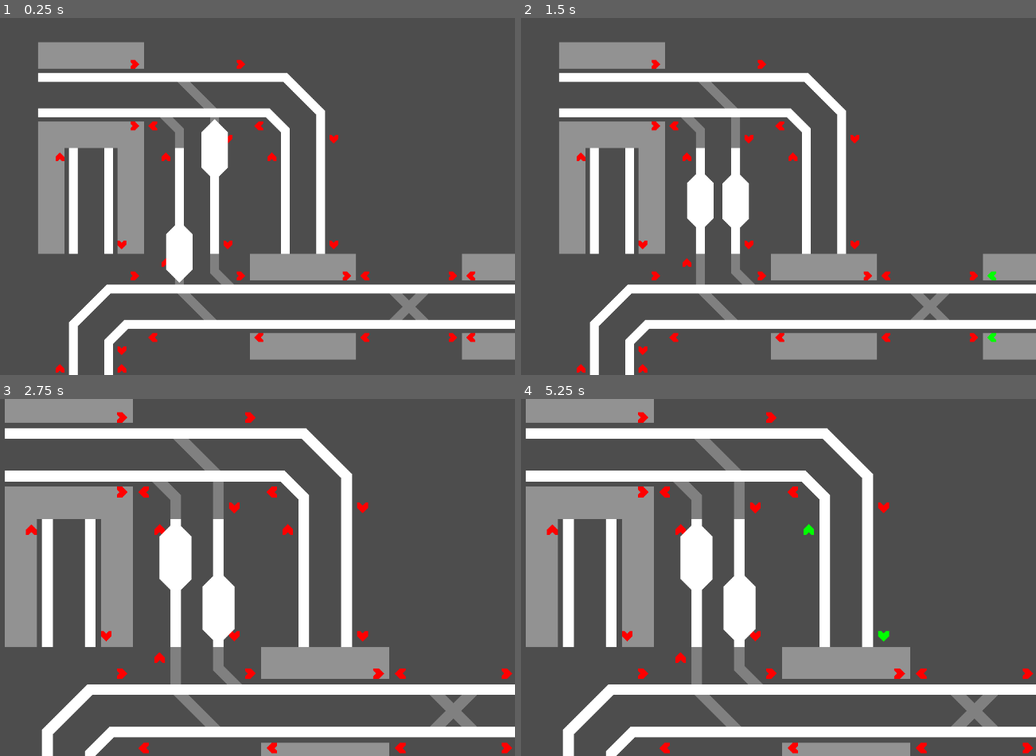
Above: before the commit, frames 1-4 (two rows, left to right).
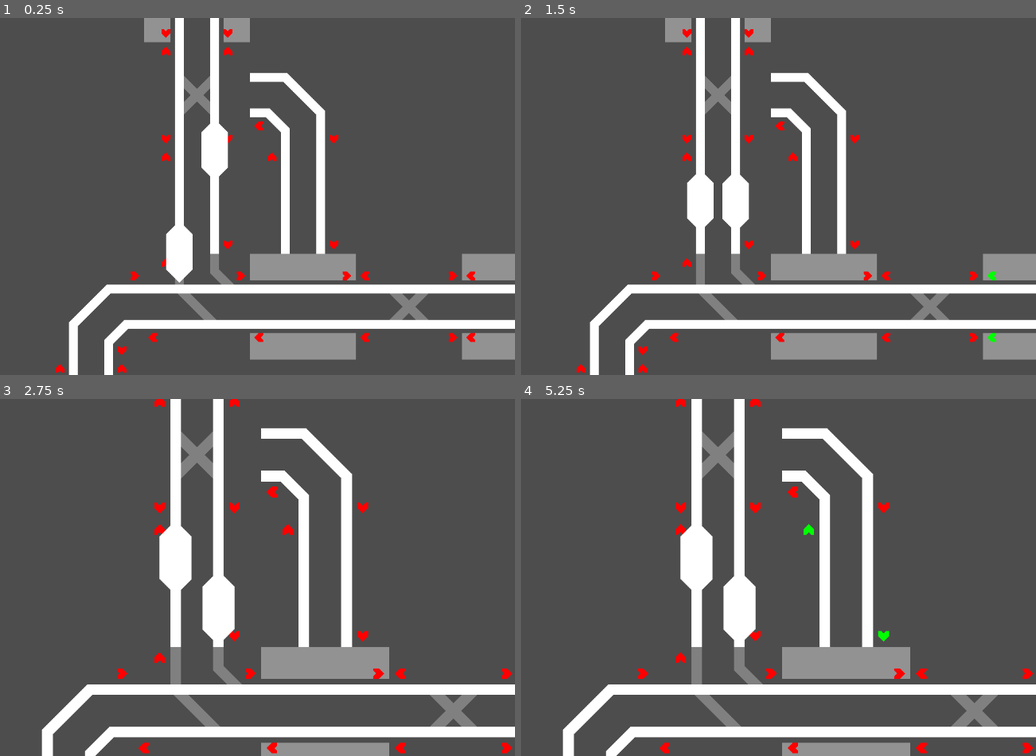
Above: after the commit, the same moments.

Repository: TurbogamesDev/signal-flow
Game: Godot game, scene res://Assets/Scenes/main.tscn
Two runs of this game, one before a commit and one after it. Both use one fixed random seed, a clock stepped at 60 frames per second and the inputs below.
Inputs (mouse positions are in pixels of both pictures, inside the frame that each line leads up to):
- Up to frame 1 (0.25 s): no input
- Up to frame 2 (1.5 s): move the mouse to (989, 275) at 0.52 s; right-click (989, 275) at 0.6 s; click (989, 275) at 0.67 s; move the mouse to (989, 339) at 1.27 s; click (989, 339) at 1.35 s
- Up to frame 3 (2.75 s): move the mouse to (257, 506) at 2.02 s; tap Mouse wheel up (zoom_in) at 2.1 s; click (257, 506) at 2.17 s
- Up to frame 4 (5.25 s): tap Enter at 2.75, 4.25 s; move the mouse to (881, 509) at 2.77 s; tap Mouse wheel down (zoom_out) at 2.85 s; click (881, 509) at 2.92 s; tap Space at 3.5, 5 s; move the mouse to (793, 538) at 3.52 s; right-click (793, 538) at 3.6 s; click (793, 538) at 3.67 s; move the mouse to (855, 627) at 4.27 s; click (855, 627) at 4.35 s; move the mouse to (685, 538) at 5.02 s; tap Mouse wheel up (zoom_in) at 5.1 s; click (685, 538) at 5.17 s

The runs differ from the first frame. In frame 1, 11% of the frame differs, in the area x 7-49%, y 0-67%; in frame 2, 11%; in frame 3, 15%, in the area x 0-51%, y 0-70%; in frame 4, 15%.

Commit message:
Added South_Entry terminating station tiles

Diff:
--- /dev/null
+++ b/Assets/Scenes/Track_Segments/Regular_Track_Segments/Reversing_Track_Segments/south_entry_reversing_train_track_segment.tscn
@@ -0,0 +1,42 @@
+[gd_scene format=3 uid="uid://cl1l1370pl6fd"]
+
+[ext_resource type="PackedScene" uid="uid://bhmfp1h05agj4" path="res://Assets/Scenes/Track_Segments/base_train_track_segment.tscn" id="1_dceoq"]
+[ext_resource type="PackedScene" uid="uid://4iylqgc4sm16" path="res://Assets/Scenes/train_track_piece.tscn" id="2_2s004"]
+[ext_resource type="PackedScene" uid="uid://bd54lagrdbynd" path="res://Assets/Scenes/signal.tscn" id="3_kx4cq"]
+
+[node name="SouthEntry_Reversing_TrainTrackSegment" unique_id=433729378 node_paths=PackedStringArray("exitDirectionToNextTrainTrackSegmentMap", "entryDirectionToTrainTrackPieceMap", "trainTrackPieces") instance=ExtResource("1_dceoq")]
+directionMap = Dictionary[int, int]({
+0: 5,
+4: 1
+})
+exitDirectionToNextTrainTrackSegmentMap = {
+1: null,
+5: null
+}
+entryDirectionToTrainTrackPieceMap = {
+0: NodePath("TrainTrackPieces/TrainTrackPiece_1"),
+4: NodePath("TrainTrackPieces/TrainTrackPiece_2")
+}
+trainTrackPieces = [NodePath("TrainTrackPieces/TrainTrackPiece_1"), NodePath("TrainTrackPieces/TrainTrackPiece_2")]
+
+[node name="TrainTrackPiece_1" parent="TrainTrackPieces" index="0" unique_id=753067915 node_paths=PackedStringArray("trainSignal") instance=ExtResource("2_2s004")]
+position = Vector2(64, 0)
+rotation = -4.712389
+points = PackedVector2Array(192, 0, 0, 0, 192, 0)
+trainSignal = NodePath("../../Signals/Signal_1")
+
+[node name="TrainTrackPiece_2" parent="TrainTrackPieces" index="1" unique_id=1205965602 node_paths=PackedStringArray("trainSignal") instance=ExtResource("2_2s004")]
+position = Vector2(128, 0)
+rotation = -4.712389
+points = PackedVector2Array(192, 0, 0, 0, 192, 0)
+trainSignal = NodePath("../../Signals/Signal_2")
+
+[node name="Signal_1" parent="Signals" index="0" unique_id=1196814178 instance=ExtResource("3_kx4cq")]
+position = Vector2(40, 176)
+rotation = -4.712389
+direction = 5
+
+[node name="Signal_2" parent="Signals" index="1" unique_id=1309332232 instance=ExtResource("3_kx4cq")]
+position = Vector2(152, 176)
+rotation = -4.712389
+direction = 1
--- /dev/null
+++ b/Assets/Scenes/Track_Segments/Station_Track_Segments/Terminating_Station_Track_Segments/south_entry_terminating_station_train_track_segment.tscn
@@ -0,0 +1,44 @@
+[gd_scene format=3 uid="uid://pj050kt7uek4"]
+
+[ext_resource type="PackedScene" uid="uid://e7q1mm6odlp2" path="res://Assets/Scenes/Track_Segments/base_station_train_track_segment.tscn" id="1_x3m8x"]
+[ext_resource type="PackedScene" uid="uid://d4bh4lct5v62s" path="res://Assets/Scenes/platform.tscn" id="2_dq6wi"]
+[ext_resource type="PackedScene" uid="uid://c58rvqk1x6r6r" path="res://Assets/Scenes/platform_sensor.tscn" id="3_vfk7n"]
+[ext_resource type="PackedScene" uid="uid://cl1l1370pl6fd" path="res://Assets/Scenes/Track_Segments/Regular_Track_Segments/Reversing_Track_Segments/south_entry_reversing_train_track_segment.tscn" id="4_4vhrm"]
+
+[node name="SouthEntry_Terminating_Station_TrainTrackSegment" unique_id=550226409 node_paths=PackedStringArray("entryTrainTrackSegment", "exitDirectionToNextTrainTrackSegmentMap") instance=ExtResource("1_x3m8x")]
+entryTrainTrackSegment = NodePath("TrainTrackSegments/SouthEntry_Reversing_TrainTrackSegment")
+exitDirectionToNextTrainTrackSegmentMap = {
+1: null,
+5: null
+}
+
+[node name="Platform_1" parent="Platforms" parent_id_path=PackedInt32Array(1485539501) index="0" unique_id=496679351 instance=ExtResource("2_dq6wi")]
+z_as_relative = false
+position = Vector2(24, 96)
+rotation = -1.5707964
+
+[node name="Platform_2" parent="Platforms" parent_id_path=PackedInt32Array(1485539501) index="1" unique_id=161039428 instance=ExtResource("2_dq6wi")]
+position = Vector2(168, 96)
+rotation = -1.5707964
+
+[node name="PlatformSensor_1" parent="PlatformSensors" parent_id_path=PackedInt32Array(1700686894) index="0" unique_id=1867313335 instance=ExtResource("3_vfk7n")]
+z_index = 15
+position = Vector2(64, 56)
+rotation = -7.853982
+terminatingPlatform = true
+
+[node name="PlatformSensor_2" parent="PlatformSensors" parent_id_path=PackedInt32Array(1700686894) index="1" unique_id=753766397 instance=ExtResource("3_vfk7n")]
+z_index = 15
+position = Vector2(128, 56)
+rotation = -1.5707964
+terminatingPlatform = true
+
+[node name="SouthEntry_Reversing_TrainTrackSegment" parent="TrainTrackSegments" parent_id_path=PackedInt32Array(1330607345) index="0" unique_id=433729378 node_paths=PackedStringArray("exitDirectionToNextTrainTrackSegmentMap", "entryDirectionToTrainTrackPieceMap") instance=ExtResource("4_4vhrm")]
+exitDirectionToNextTrainTrackSegmentMap = {
+1: null,
+5: null
+}
+entryDirectionToTrainTrackPieceMap = {
+0: NodePath("TrainTrackPieces/TrainTrackPiece_1"),
+4: NodePath("TrainTrackPieces/TrainTrackPiece_2")
+}
--- a/Assets/Scenes/main.tscn
+++ b/Assets/Scenes/main.tscn
@@ -2,15 +2,13 @@
 
 [ext_resource type="PackedScene" uid="uid://clxj1dofn1las" path="res://Assets/Scenes/Track_Segments/Station_Track_Segments/Terminating_Station_Track_Segments/west_entry_terminating_station_train_track_segment.tscn" id="1_4qkp8"]
 [ext_resource type="PackedScene" uid="uid://d0swi8sb81sqg" path="res://Assets/Scenes/train.tscn" id="2_qplxx"]
-[ext_resource type="PackedScene" uid="uid://cesm7sakpbvy4" path="res://Assets/Scenes/Track_Segments/Switching_Track_Segments/Two_Way_Track_Segments/east_to_west_and_south_to_west_switching_train_track_segment.tscn" id="4_guoxd"]
 [ext_resource type="PackedScene" uid="uid://tyj41evmy1c6" path="res://Assets/Scenes/Track_Segments/Regular_Track_Segments/Straight_Track_Segments/north_to_south_train_track_segment.tscn" id="4_rvsrt"]
 [ext_resource type="PackedScene" uid="uid://d0ys0kgu8rnk5" path="res://Assets/Scenes/Track_Segments/Regular_Track_Segments/Curved_Track_Segments/south_to_west_train_track_segment.tscn" id="6_acsc0"]
 [ext_resource type="PackedScene" uid="uid://d10b6gac1yc5p" path="res://Assets/Scenes/Track_Segments/Switching_Track_Segments/Double_Crossover_Track_Segments/horizontal_double_crossover_switching_train_track_segment.tscn" id="8_4357x"]
 [ext_resource type="PackedScene" uid="uid://3phhcmc23hhn" path="res://Assets/Scenes/Track_Segments/Switching_Track_Segments/Two_Way_Track_Segments/east_to_west_and_north_to_east_switching_train_track_segment.tscn" id="8_f8o6k"]
 [ext_resource type="PackedScene" uid="uid://bgasxr7evrcb6" path="res://Assets/Scenes/Track_Segments/Switching_Track_Segments/Double_Crossover_Track_Segments/vertical_double_crossover_switching_train_track_segment.tscn" id="9_4357x"]
 [ext_resource type="PackedScene" uid="uid://dkhthe5boqoq0" path="res://Assets/Scenes/Track_Segments/Station_Track_Segments/Through_Station_Track_Segments/horizontal_through_station_train_track_segment.tscn" id="10_f1jyc"]
-[ext_resource type="PackedScene" uid="uid://d1xk55ioyrf0s" path="res://Assets/Scenes/Track_Segments/Station_Track_Segments/Terminating_Station_Track_Segments/east_entry_terminating_station_train_track_segment.tscn" id="11_ttgh6"]
-[ext_resource type="PackedScene" uid="uid://84re2pj1xwqo" path="res://Assets/Scenes/Track_Segments/Station_Track_Segments/Through_Station_Track_Segments/vertical_through_station_train_track_segment.tscn" id="11_vlji8"]
+[ext_resource type="PackedScene" uid="uid://pj050kt7uek4" path="res://Assets/Scenes/Track_Segments/Station_Track_Segments/Terminating_Station_Track_Segments/south_entry_terminating_station_train_track_segment.tscn" id="12_4qkp8"]
 [ext_resource type="PackedScene" uid="uid://chclxkeh881js" path="res://Assets/Scenes/pannable_camera.tscn" id="12_ttgh6"]
 [ext_resource type="PackedScene" uid="uid://em1831bpxim2" path="res://Assets/Scenes/Track_Segments/Station_Track_Segments/Terminating_Station_Track_Segments/north_entry_terminating_station_train_track_segment.tscn" id="13_uop3n"]
 [ext_resource type="PackedScene" uid="uid://fq2m6bta7b6w" path="res://Assets/Scenes/Track_Segments/Regular_Track_Segments/Curved_Track_Segments/south_to_east_train_track_segment.tscn" id="14_uq7jr"]
@@ -42,7 +40,7 @@
 position = Vector2(96, -280)
 exitDirectionToNextTrainTrackSegmentMap = {
 1: NodePath("../3_NorthToSouth_TrainTrackSegment3"),
-3: NodePath("../EastToWest_and_SouthToWest_SwitchingTrainTrackSegment")
+3: NodePath("")
 }
 entryDirectionToTrainTrackPieceMap = {
 0: NodePath("TrainTrackPieces/TrainTrackPiece_1"),
@@ -63,20 +61,12 @@
 [node name="2_NorthToSouth_TrainTrackSegment" parent="." unique_id=671684508 node_paths=PackedStringArray("exitDirectionToNextTrainTrackSegmentMap", "entryDirectionToTrainTrackPieceMap") instance=ExtResource("4_rvsrt")]
 position = Vector2(-96, -88)
 exitDirectionToNextTrainTrackSegmentMap = {
-0: NodePath("../EastToWest_and_SouthToWest_SwitchingTrainTrackSegment"),
+0: NodePath("../Vertical_DoubleCrossover_SwitchingTrainTrackSegment"),
 1: NodePath("../EastToWest_and_NorthToEast_SwitchingTrainTrackSegment")
 }
 entryDirectionToTrainTrackPieceMap = {
 0: NodePath("TrainTrackPieces/TrainTrackPiece_1"),
 1: NodePath("TrainTrackPieces/TrainTrackPiece_2")
-}
-
-[node name="EastToWest_and_SouthToWest_SwitchingTrainTrackSegment" parent="." unique_id=1525223409 node_paths=PackedStringArray("exitDirectionToNextTrainTrackSegmentMap") instance=ExtResource("4_guoxd")]
-position = Vector2(-96, -280)
-exitDirectionToNextTrainTrackSegmentMap = {
-1: NodePath("../2_NorthToSouth_TrainTrackSegment"),
-2: NodePath("../SouthToWest_TrainTrackSegment"),
-3: NodePath("../EastEntry_Terminating_Station_TrainTrackSegment")
 }
 
 [node name="2_Horizontal_DoubleCrossover_SwitchingTrainTrackSegment" parent="." unique_id=1005152793 node_paths=PackedStringArray("exitDirectionToNextTrainTrackSegmentMap") instance=ExtResource("8_4357x")]
@@ -112,20 +102,6 @@
 3: NodePath("../EastToWest_and_NorthToEast_SwitchingTrainTrackSegment")
 }
 
-[node name="Vertical_Through_StationTrainTrackSegment" parent="." unique_id=2065834468 node_paths=PackedStringArray("exitDirectionToNextTrainTrackSegmentMap") instance=ExtResource("11_vlji8")]
-position = Vector2(-288, -88)
-exitDirectionToNextTrainTrackSegmentMap = {
-0: null,
-1: NodePath("")
-}
-
-[node name="EastEntry_Terminating_Station_TrainTrackSegment" parent="." unique_id=1485758931 node_paths=PackedStringArray("exitDirectionToNextTrainTrackSegmentMap") instance=ExtResource("11_ttgh6")]
-position = Vector2(-288, -280)
-exitDirectionToNextTrainTrackSegmentMap = {
-2: null,
-6: null
-}
-
 [node name="NorthEntry_Terminating_Station_TrainTrackSegment" parent="." unique_id=1437639125 node_paths=PackedStringArray("exitDirectionToNextTrainTrackSegmentMap") instance=ExtResource("13_uop3n")]
 position = Vector2(-288, 488)
 exitDirectionToNextTrainTrackSegmentMap = {
@@ -143,3 +119,19 @@
 0: NodePath("TrainTrackPieces/TrainTrackPiece_1"),
 3: NodePath("TrainTrackPieces/TrainTrackPiece_2")
 }
+
+[node name="Vertical_DoubleCrossover_SwitchingTrainTrackSegment" parent="." unique_id=1251872176 node_paths=PackedStringArray("exitDirectionToNextTrainTrackSegmentMap") instance=ExtResource("9_4357x")]
+position = Vector2(-96, -280)
+exitDirectionToNextTrainTrackSegmentMap = {
+0: NodePath("../SouthEntry_Terminating_Station_TrainTrackSegment"),
+1: NodePath("../2_NorthToSouth_TrainTrackSegment"),
+4: NodePath("../SouthEntry_Terminating_Station_TrainTrackSegment"),
+5: null
+}
+
+[node name="SouthEntry_Terminating_Station_TrainTrackSegment" parent="." unique_id=700989332 node_paths=PackedStringArray("exitDirectionToNextTrainTrackSegmentMap") instance=ExtResource("12_4qkp8")]
+position = Vector2(-96, -472)
+exitDirectionToNextTrainTrackSegmentMap = {
+1: NodePath("../Vertical_DoubleCrossover_SwitchingTrainTrackSegment"),
+5: NodePath("../Vertical_DoubleCrossover_SwitchingTrainTrackSegment")
+}
